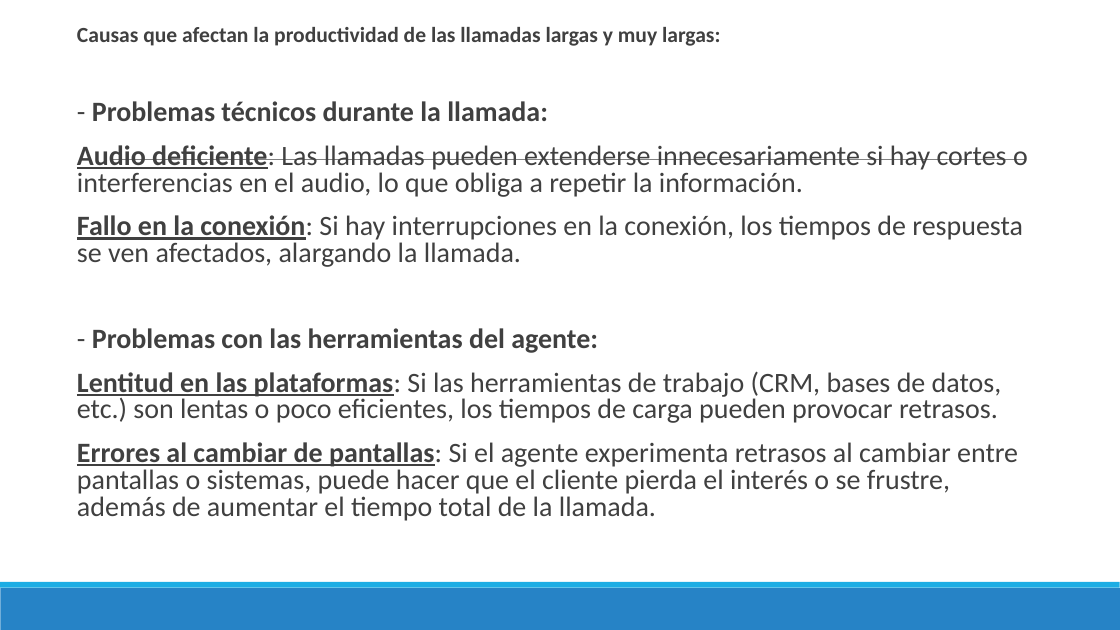
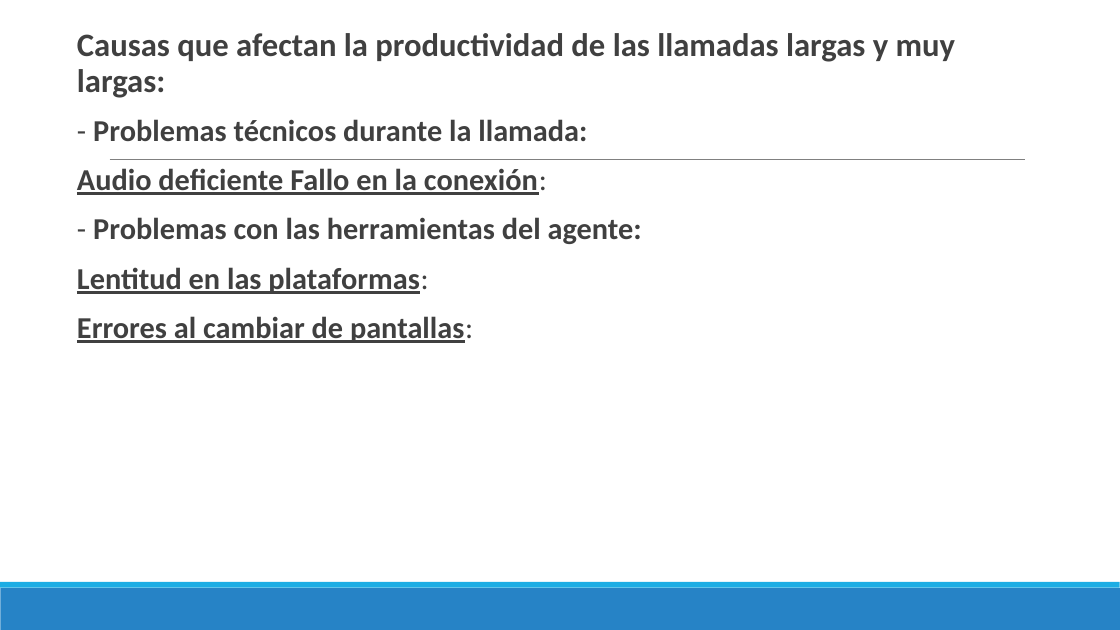
Before and after one commit to MarinaTorba/PersonalDataProrjects, a slide deck: slide 20 of Equip_B/results/Marketing/20241012_Borrador_desafiament_1_Marketing.pptx (slide 24 before the commit). Drawn at 1120x630 pixels with LibreOffice and Linux fonts; fonts in the diff are those of the drawing. Boxes give left, top, right and bottom in pixels: in the first picture for what was removed or moved away, otherwise in the second. Text is boxed around its words. In the diff, an @@ line names an element or a change of style, - is before the commit and + after.

```diff
--- a/Equip_B/results/Marketing/20241012_Borrador_desafiament_1_Marketing.pptx
+++ b/Equip_B/results/Marketing/20241012_Borrador_desafiament_1_Marketing.pptx
@@ text at bbox=[77, 33, 956, 244]: size 18.5 to 28 pt in "Causas que afectan la productividad de las ..."; size 24.1 to 26 pt in "- Problemas técnicos durante la llamada:", "- Problemas con las herramientas del agente:"; line spacing 0.8 to 0.9 @@
@@ text at bbox=[77, 168, 547, 195]: text changed; size 24.1 to 26 pt; bold on @@
-Audio deficiente: Las llamadas pueden extenderse innecesariamente si hay cortes o interferencias en el audio, lo que obliga a repetir la información.
-Fallo en la conexión: Si hay interrupciones en la conexión, los tiempos de respuesta se ven afectados, alargando la llamada.
+Audio deficiente Fallo en la conexión:
@@ text at bbox=[77, 267, 473, 343]: text changed; size 24.1 to 26 pt; bold on @@
-Lentitud en las plataformas: Si las herramientas de trabajo (CRM, bases de datos, etc.) son lentas o poco eficientes, los tiempos de carga pueden provocar retrasos.
-Errores al cambiar de pantallas: Si el agente experimenta retrasos al cambiar entre pantallas o sistemas, puede hacer que el cliente pierda el interés o se frustre, además de aumentar el tiempo total de la llamada.
+Lentitud en las plataformas:
+Errores al cambiar de pantallas:
```
Also in this commit, not shown: 9 other slides changed, 8 slides removed, 1 other file.
